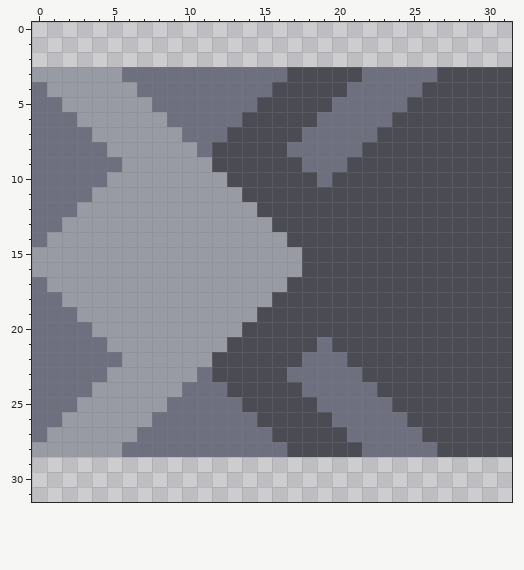
One commit to this pixel-art sprite: sprites/units/tephra-leg.png. The picture above is the old version.
The file is 32x32 pixels.
After:
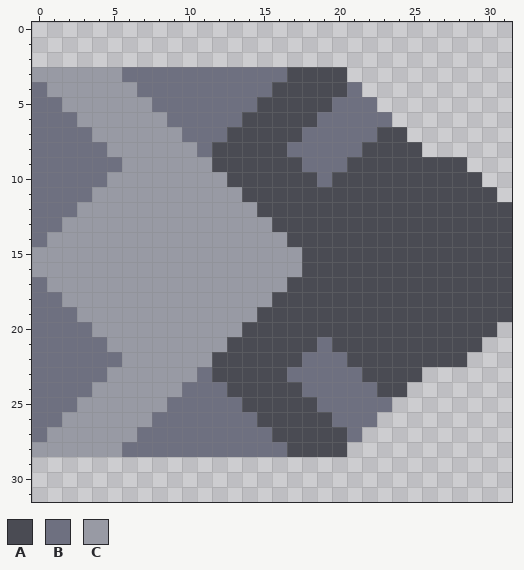
Palette (. is transparent): A #4a4b53  B #6e7080  C #989aa4
Difference:
The edit erases colour A in row 3 at x 21 and 27 to 31; in row 4 at x 26 to 31; in row 5 at x 25 to 31; in row 6 at x 24 to 31; in row 7 at x 25 to 31; in row 8 at x 26 to 31.
The edit erases colour A in row 9 at x 29 to 31; in row 10 at x 30 to 31; in row 11 at x 31; in row 20 at x 31; in row 21 at x 30 to 31; in row 22 at x 29 to 31.
The edit erases colour A in row 23 at x 26 to 31; in row 24 at x 25 to 31; in row 25 at x 24 to 31; in row 26 at x 25 to 31; in row 27 at x 26 to 31; in row 28 at x 21 and 27 to 31.
The edit erases colour B in row 3 at x 22 to 26; in row 4 at x 22 to 25; in row 5 at x 23 to 24; in row 26 at x 23 to 24; in row 27 at x 22 to 25; in row 28 at x 22 to 26.
